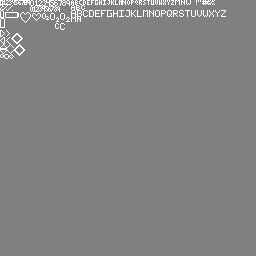
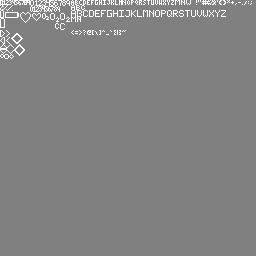
Comparing the layer stacks of the two w=256, h=256 images. Changes:
painted on "Layer" over [71, 0, 252, 35]
